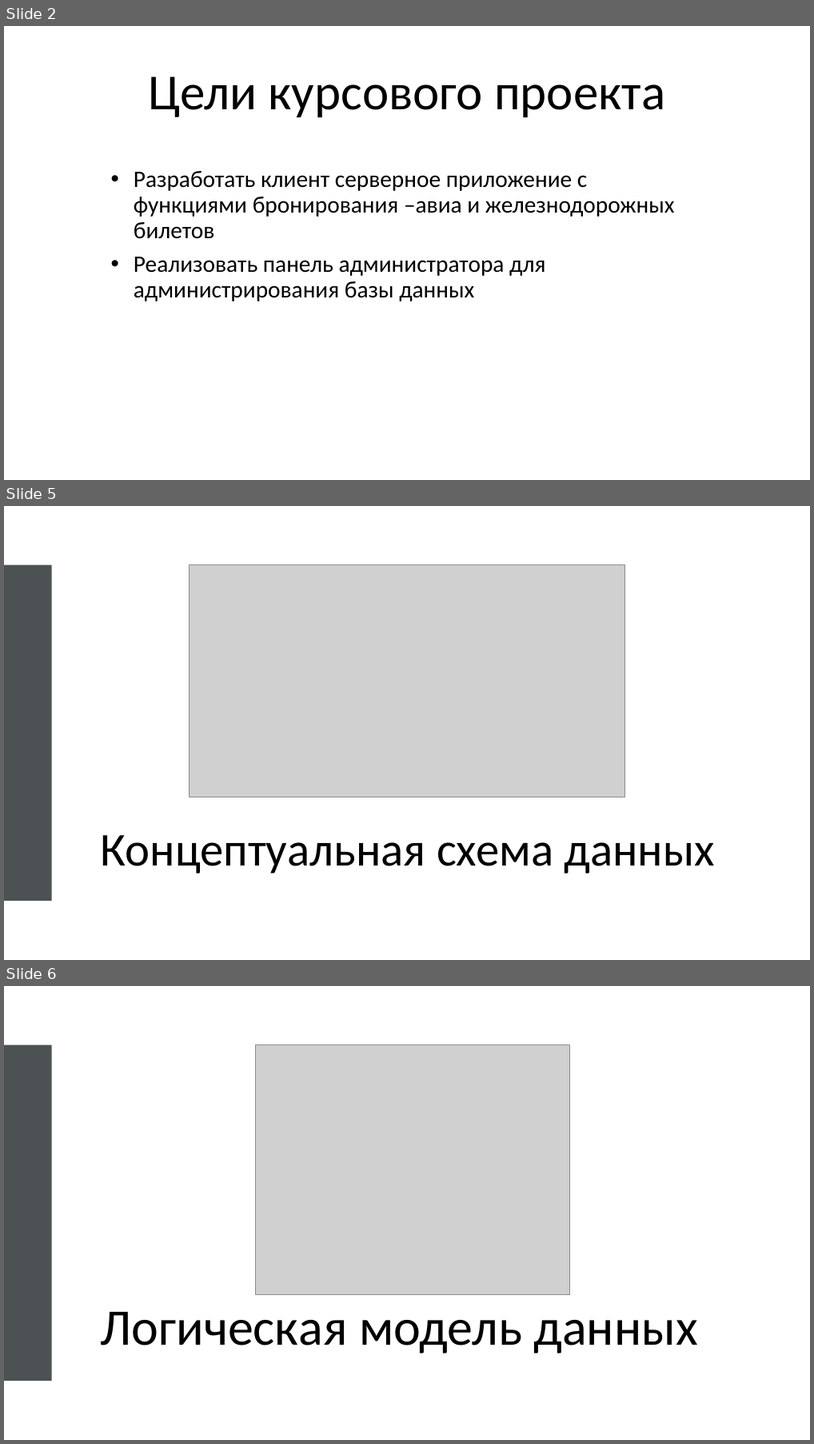
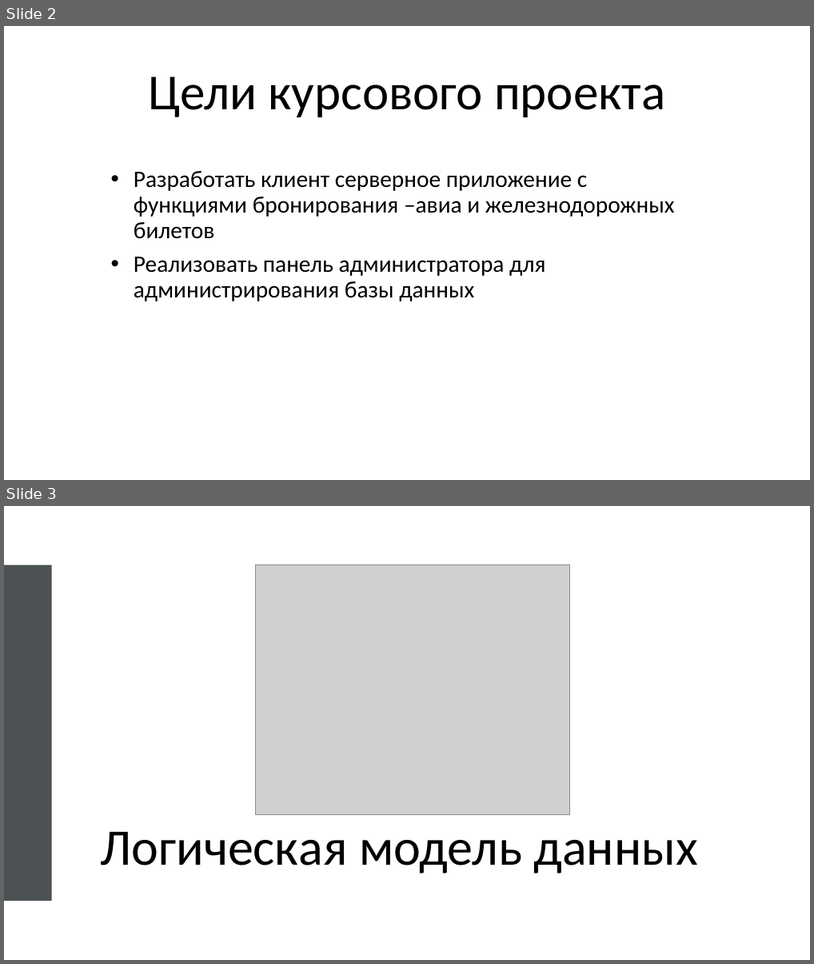
Before and after one commit to CreeptonIsReal/BookingRepCourseProject, a slide deck: Материалы/Prezentatsia_k_kursovomu_proektu (1).pptx. Shown one above the other, each under a label of ours: slides 2, 5 and 6 before the commit, slides 2 and 3 after it; the slides between them are not shown. The pictures are 814x1444 and 814x964 pixels, drawn with LibreOffice and Linux fonts; fonts in the diff are those of the drawing; grey boxes stand for pictures. Boxes give left, top, right and bottom in pixels: in the first picture for what was removed or moved away, otherwise in the second. Text is boxed around its words. In the diff, an @@ line names an element or a change of style, - is before the commit and + after.

```diff
--- a/Материалы/Prezentatsia_k_kursovomu_proektu (1).pptx
+++ b/Материалы/Prezentatsia_k_kursovomu_proektu (1).pptx
@@ slide 5 removed at box(4, 506, 810, 960), background #FFFFFF @@
@@ rectangle removed at box(4, 564, 52, 900) @@
@@ picture removed at box(189, 564, 626, 796) @@
@@ title removed at box(101, 835, 715, 873) @@
-Концептуальная схема данных
@@ what was slide 6 is now slide 3 @@
```
Also in this commit, not shown: 1 slide changed, 10 other slides removed, 1 other file.
